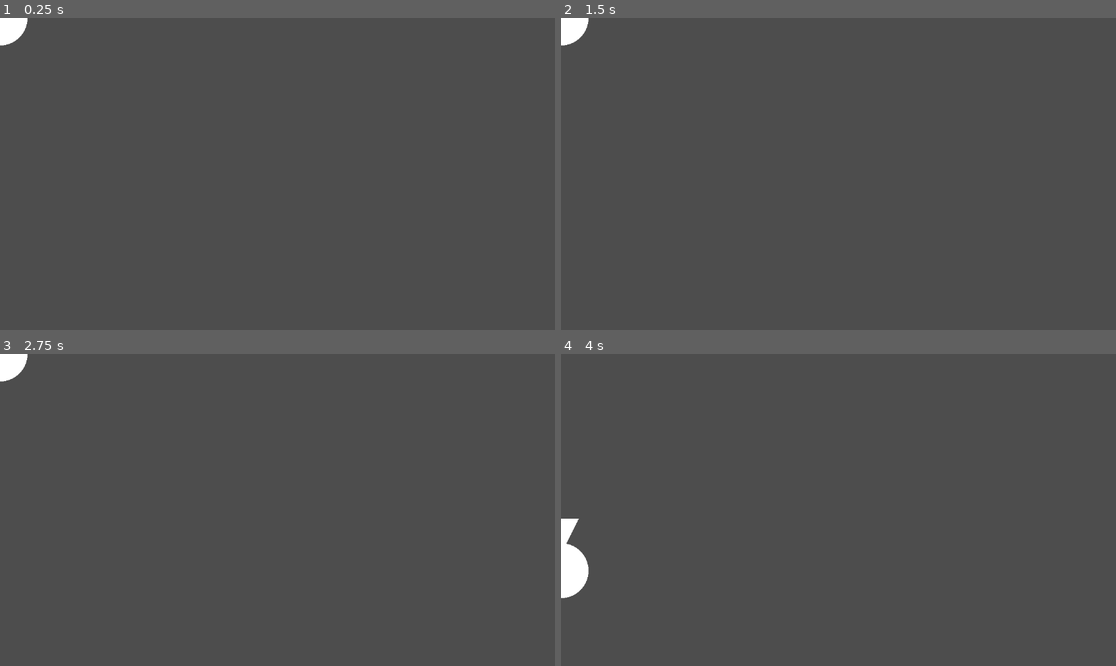
Above: before the commit, frames 1-4 (two rows, left to right).
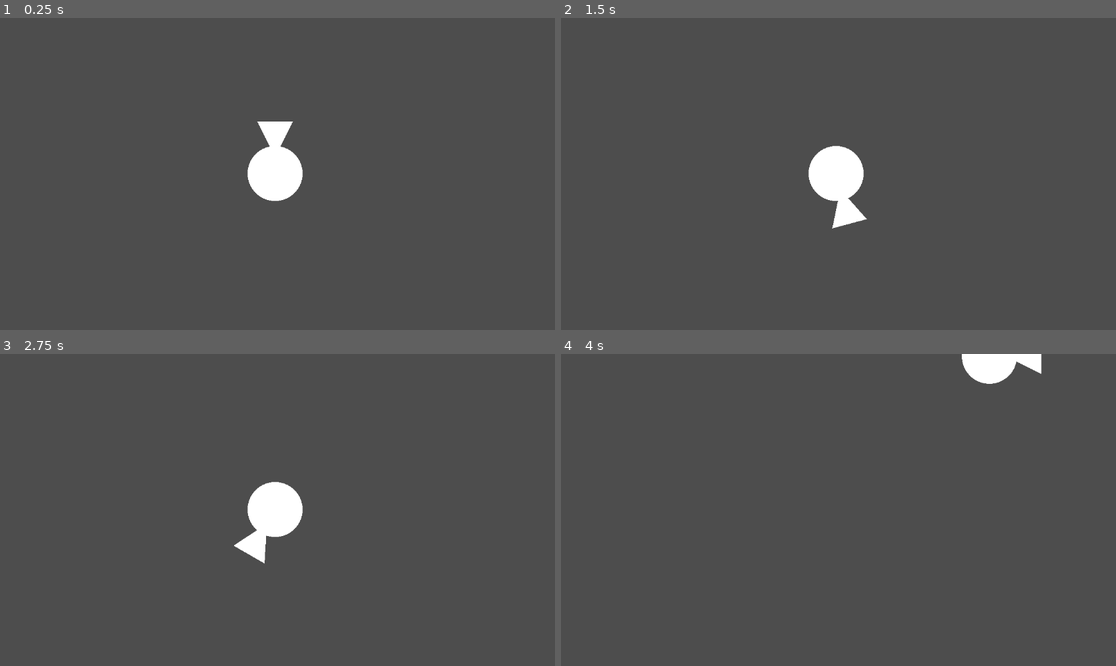
Above: after the commit, the same moments.

Repository: Leeway001Write/melonJam6
Game: Godot game, scene res://Levels/world.tscn
Same seed, same stepped clock (60 frames per second), same inputs: the game is played once before the commit and once after it.
Inputs:
- Up to frame 1 (0.25 s): no input
- Up to frame 2 (1.5 s): tap Enter at 0.5 s; hold D (right) 0.53-1.28 s; hold A (left) from 1.28 s (still down)
- Up to frame 3 (2.75 s): release A (left) at 2.03 s; hold D (right) from 2.03 s (still down)
- Up to frame 4 (4 s): release D (right) at 2.78 s; hold W (forward) 2.78-3.53 s; hold A (left) from 3.53 s (still down)

The runs differ from the first frame. In frame 1, 2.1% of the frame differs, in the area x 0-55%, y 0-59%; in frame 2, 2.1%, in the area x 0-56%, y 0-68%; in frame 3, 2.1%; in frame 4, 1.8%.

Commit message:
You also saw what I did then.

Diff:
--- a/escape-from-greenland/Levels/world.tscn
+++ b/escape-from-greenland/Levels/world.tscn
@@ -1,11 +1,8 @@
-[gd_scene load_steps=3 format=3 uid="uid://yueyhrgmxpo4"]
+[gd_scene load_steps=2 format=3 uid="uid://yueyhrgmxpo4"]
 
 [ext_resource type="PackedScene" uid="uid://gjus2b6qt6k1" path="res://Prefabs/ship.tscn" id="1_kycxd"]
-[ext_resource type="PackedScene" uid="uid://6t48r1sfmkgl" path="res://Prefabs/booster.tscn" id="1_pbelu"]
 
 [node name="World" type="Node2D"]
 
 [node name="Ship" parent="." instance=ExtResource("1_kycxd")]
-
-[node name="Booster" parent="." instance=ExtResource("1_pbelu")]
-position = Vector2(2, -76)
+position = Vector2(571, 323)
--- a/escape-from-greenland/Prefabs/ship.tscn
+++ b/escape-from-greenland/Prefabs/ship.tscn
@@ -9,6 +9,7 @@
 
 [node name="Ship" type="CharacterBody2D"]
 script = ExtResource("1_ba1si")
+turn_speed = 5.0
 
 [node name="MeshInstance2D" type="MeshInstance2D" parent="."]
 scale = Vector2(114.22, 114.22)
--- a/escape-from-greenland/Scripts/component.gd
+++ b/escape-from-greenland/Scripts/component.gd
@@ -1,4 +1,4 @@
-extends Node
+extends CharacterBody2D
 
 class_name Component
 
--- a/escape-from-greenland/Scripts/ship.gd
+++ b/escape-from-greenland/Scripts/ship.gd
@@ -1,13 +1,18 @@
 extends CharacterBody2D
 
-var speed:float = 0
+@export var turn_speed:float = 12
+
+#var speed:float = 0
 
 func _physics_process(delta: float) -> void:
 	if Input.is_action_pressed('forward'):
 		for booster:Booster in $Components/Boosters.get_children():
-			speed += booster.speed
-		#print_debug(speed)
+			var child_vector = -Vector2(booster.global_position - global_position).normalized()
+			child_vector *= booster.speed
+			velocity += child_vector
 
-	var dir = Vector2($ForwardPos.global_position - global_position).normalized()
-	velocity = dir * speed
+	#var dir = Vector2($ForwardPos.global_position - global_position).normalized()
+
+	var turn_axis = Input.get_axis('left', 'right')
+	rotate(deg_to_rad(turn_speed * turn_axis))
 	move_and_slide()
--- a/escape-from-greenland/project.godot
+++ b/escape-from-greenland/project.godot
@@ -25,16 +25,19 @@
 forward={
 "deadzone": 0.2,
 "events": [Object(InputEventKey,"resource_local_to_scene":false,"resource_name":"","device":-1,"window_id":0,"alt_press …(192 unchanged characters)…
+, Object(InputEventJoypadButton,"resource_local_to_scene":false,"resource_name":"","device":-1,"button_index":0,"pressure":0.0,"pressed":true,"script":null)
 ]
 }
 left={
 "deadzone": 0.2,
 "events": [Object(InputEventKey,"resource_local_to_scene":false,"resource_name":"","device":-1,"window_id":0,"alt_press …(191 unchanged characters)…
+, Object(InputEventJoypadMotion,"resource_local_to_scene":false,"resource_name":"","device":-1,"axis":0,"axis_value":-1.0,"script":null)
 ]
 }
 right={
 "deadzone": 0.2,
 "events": [Object(InputEventKey,"resource_local_to_scene":false,"resource_name":"","device":-1,"window_id":0,"alt_press …(192 unchanged characters)…
+, Object(InputEventJoypadMotion,"resource_local_to_scene":false,"resource_name":"","device":-1,"axis":0,"axis_value":1.0,"script":null)
 ]
 }
 
